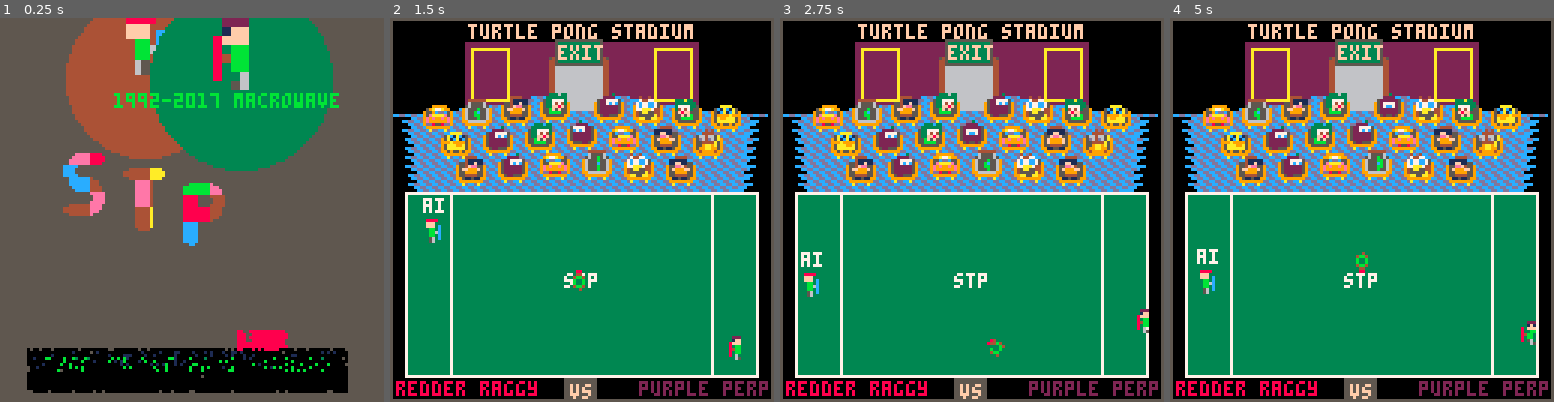
Above: before the commit, frames 1-4 (left to right).
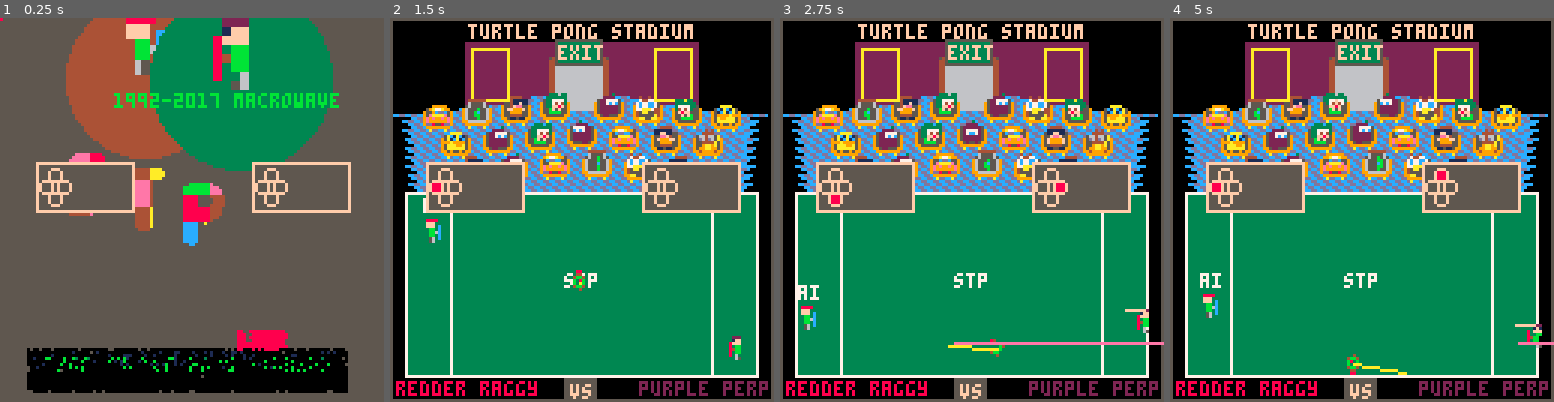
Above: after the commit, the same moments.

Repository: topromulan/STP4
Game: PICO-8 cartridge stp4.p8
The game is run twice, just before and just after one commit, with the same random seed, the same clock (stepped at 60 frames per second) and the same inputs.
Inputs:
- Up to frame 1 (0.25 s): no input
- Up to frame 2 (1.5 s): tap X (X key) at 0.33, 1.07 s; tap O (Z key) at 0.7 s
- Up to frame 3 (2.75 s): hold Right 1.6-2.1 s; tap O (Z key) at 1.7, 2.1, 2.5 s; tap X (X key) at 1.85 s; hold Up 2.15-2.42 s; hold Right from 2.47 s (still down)
- Up to frame 4 (5 s): tap O (Z key) every 0.4 s from 2.9 to 4.9 s; tap X (X key) at 2.97, 4.08 s; release Right at 3.03 s; hold Left 3.08-3.58 s; hold Down 3.63-3.97 s; hold Right 4.02-4.68 s; hold Up from 4.73 s (still down)

The runs differ from the first frame. In frame 1, 2.5% of the frame differs, in the area x 0-92%, y 0-54%; in frame 2, 6.6%; in frame 3, 7.7%; in frame 4, 8.0%, in the area x 7-100%, y 19-93%.

Commit message:
couple fixes to ai and a debug gamepad that wastes too many tokens..

Diff:
--- a/stp4.p8
+++ b/stp4.p8
@@ -8,11 +8,15 @@
 function _init()
  screen={}
  do_intro()
- debug=false
+ debug=true
 end
 
 function _draw()
  screen.draw()
+
+ if(global6) line(players[2].x-global6,global5,127,global5,14)
+ pset(global7,global8,8)
+ if(global6) line(players[2].x-3,players[2].y,players[2].x+3,players[2].y,15)
 
  if(debug) then
   local x1,y1,x2,y2,clr
@@ -36,6 +40,9 @@
     end
    end
   end
+
+  draw_joystick(1)
+  draw_joystick(2)
 
  end
 end
@@ -651,6 +658,8 @@
  num=oddball.approaching_player
  adjustedx=oddball.x+flr(3.5+rnd())
  adjustedy=oddball.y+flr(3.5+rnd())
+ global7=adjustedx
+ global8=adjustedy
  if(num==1) shieldx=players[1].x+5 else shieldx=players[2].x+2
 
  if(abs(adjustedx-shieldx)<3) then
@@ -1256,7 +1265,7 @@
   if(players[p].x>midzone+1-rnd(2)) players[p].js.l=1
   players[p].thinking=nil
  else
-  local yprojection=oddball.y+slope[1]*(distance/abs(slope[2]))
+  local yprojection=4+oddball.y+slope[1]*(distance/abs(slope[2]))
   if(distance>ai_far_field) then
    --sizing it up faraway
    if(rnd()>0.94) then --tend to back up
@@ -1265,14 +1274,14 @@
     players[p].js[forwards]=1
    end
    if(not players[p].thinking) then
-    players[p].thinking=13+flr(rnd(7.5))
+    players[p].thinking=15+flr(rnd(7.5))
    elseif(players[p].thinking>0) then
     players[p].thinking-=1
     if(not (players[p].js.u or players[p].js.d)) then
-     if(yprojection<players[p].y) then
-      if(rnd()>0.25) players[p].js.u=3 else players[p].js.d=2
+     if(oddball.y<players[p].y) then
+      if(rnd()>0.25) players[p].js.u=2
      else
-      if(rnd()>0.25) players[p].js.d=3 else players[p].js.u=2
+      if(rnd()>0.25) players[p].js.d=2
      end
     end
    else
@@ -1301,9 +1310,10 @@
      players[p].js.d=5 players[p].js.u=nil
     end
    end
+   global5=newyproj
+   global6=distance
   else
    -- near field
-   printh("near field")
    if(rnd()>0.74) then --tend to run for it
     players[p].js[forwards]=2
    elseif(rnd()>0.83) then
@@ -1319,10 +1329,38 @@
     if(gap<12) players[p].js.o=3
    end
 
-  end
-
- end
-end
+   global5=yprojection
+   global6=distance
+
+  end
+
+ end
+end
+
+function draw_joystick(num)
+ local x,y
+ if(num==1) x=stadium_field_left+stadium_field_goalzonewidth/2 else x=stadium_field_right-2.5*stadium_field_goalzonewidth
+ y=stadium_field_top-10
+
+
+ local diam=2
+
+ rectfill(x,y,x+diam*16,y+diam*8,5)
+ rect(x,y,x+diam*16,y+diam*8,15)
+
+ if(players[num].js.l) circfill(x+diam*1.5,y+diam*4,diam,8)
+ circ(x+diam*1.5,y+diam*4,diam,15)
+ if(players[num].js.r) circfill(x+diam*4.5,y+diam*4,diam,8)
+ circ(x+diam*4.5,y+diam*4,diam,15)
+ if(players[num].js.u) circfill(x+diam*3,y+diam*2,diam,8)
+ circ(x+diam*3,y+diam*2,diam,15)
+ if(players[num].js.d) circfill(x+diam*3,y+diam*6,diam,8)
+ circ(x+diam*3,y+diam*6,diam,15)
+
+
+end
+
+
 __gfx__
 00000000000000000000000000000000000000000000000000000000000000000000000000888800002220000000000000088000000000000000000000000000
 00000000000000000000000000000000000000000000000000000000000000000000000000fff000001ff0000084000000044000000008800000000000000000
